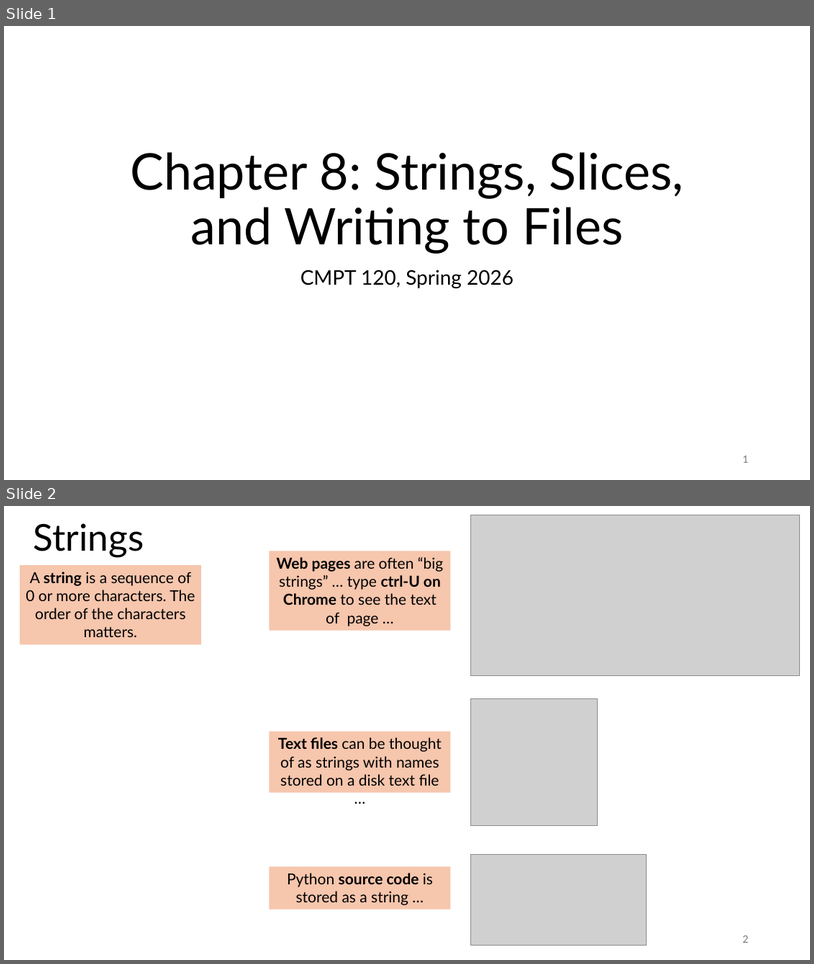
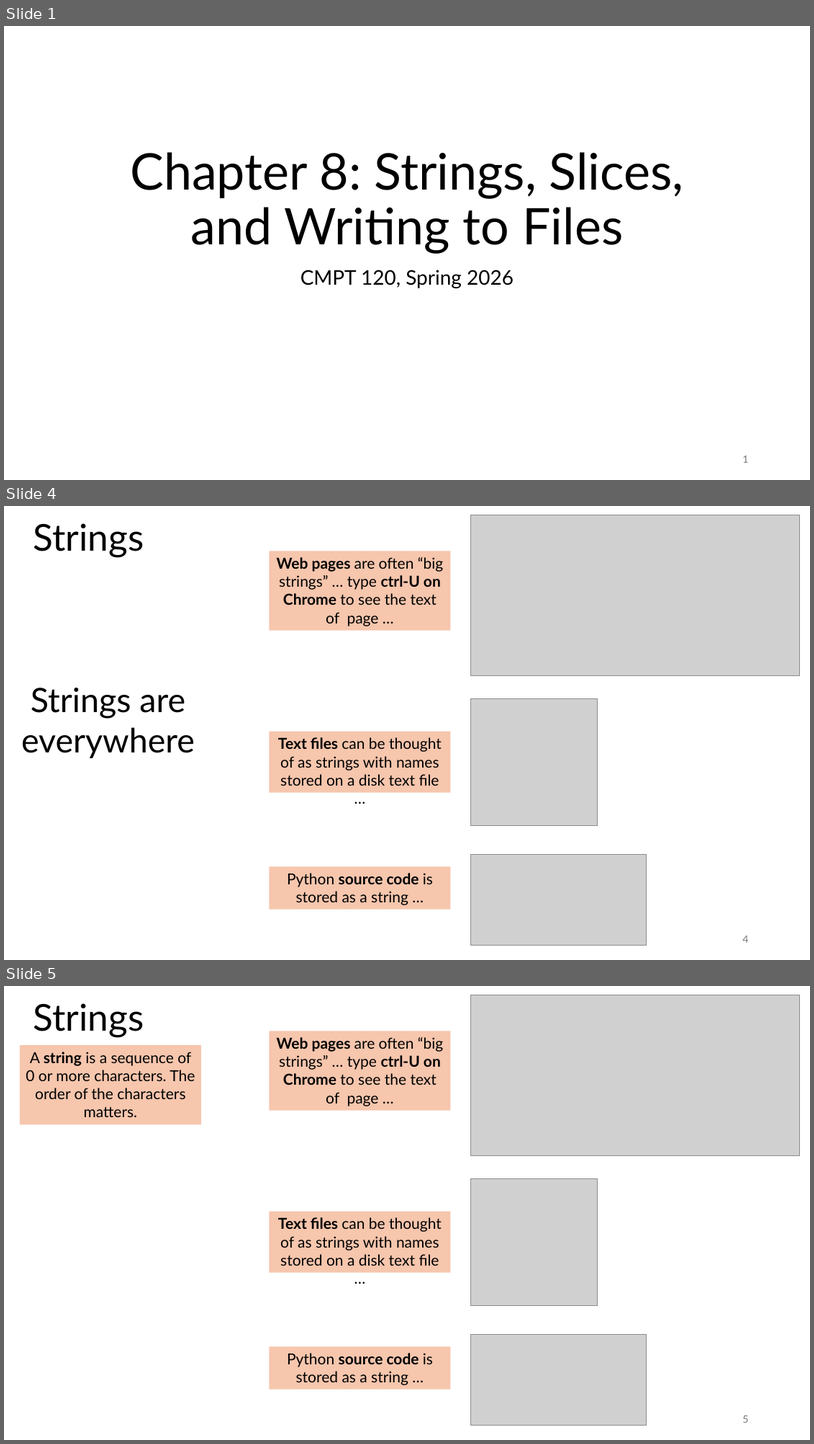
Before and after one commit to tjd1234/cmpt120spring2026, a slide deck: lecture_notes/chapter8/chapter8.pptx. Shown one above the other, each under a label of ours: slides 1 and 2 before the commit, slides 1, 4 and 5 after it; the slides between them are not shown. The pictures are 814x964 and 814x1444 pixels, drawn with LibreOffice and Linux fonts; fonts in the diff are those of the drawing; grey boxes stand for pictures. Boxes give left, top, right and bottom in pixels: in the first picture for what was removed or moved away, otherwise in the second. Text is boxed around its words. In the diff, an @@ line names an element or a change of style, - is before the commit and + after.

```diff
--- a/lecture_notes/chapter8/chapter8.pptx
+++ b/lecture_notes/chapter8/chapter8.pptx
@@ slide 4 added at [4,506,810,960], background #FFFFFF @@
@@ title added at [34,523,144,558], 44 pt, text #000000 @@
+Strings
@@ picture added at [471,515,800,675] @@
@@ rectangle added at [270,551,451,630], fill #F6C6AD, 18 pt, text #000000 @@
+Web pages are often “big strings” … type ctrl-U on Chrome to see the text of page …
@@ text added at [21,687,195,758], 40 pt, text #000000 @@
+Strings are everywhere
@@ picture added at [471,698,597,825] @@
@@ rectangle added at [270,731,451,792], fill #F6C6AD, 18 pt, text #000000 @@
+Text files can be thought of as strings with names stored on a disk text file …
@@ rectangle added at [270,867,451,909], fill #F6C6AD, 18 pt, text #000000 @@
+Python source code is stored as a string …
@@ picture added at [471,854,647,945] @@
@@ page number added at [743,935,748,942], 12 pt, text #797979 @@
+4
@@ what was slide 2 is now slide 5 @@
@@ page number at [743,1415,748,1422]: text changed @@
-2
+5
```
Also in this commit, not shown: 10 slides changed, 4 other slides added, 4 other files.
